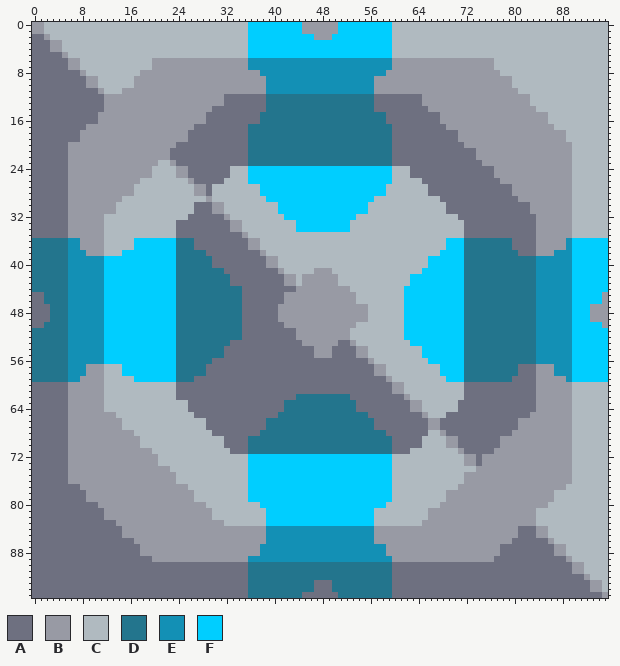
One commit to this sprite sheet: sprites/gongchang/g-3gaojitanbanyasuoji.png. The picture above was drawn from the file before the commit.
The file is 96x96 pixels.
Palette (. is transparent): A #6e7080  B #989aa4  C #b0bac0  D #23758d  E #1390b5  F #00ceff
And afterwards:
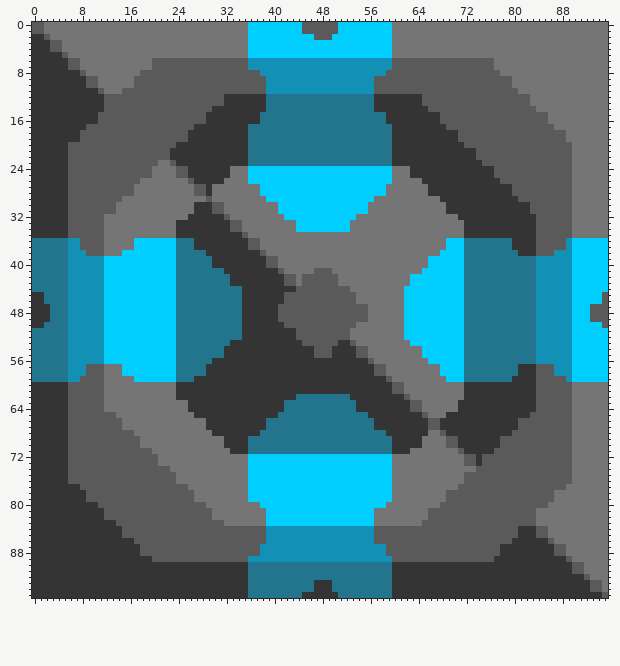
The edit:
@@ palette @@
-A #6e7080
+A #343434
-B #989aa4
+B #5a5a5a
-C #b0bac0
+C #757575
Where, in picture pixels (left, top, right, bottom), the same in both pictures:
changed: (32, 22, 608, 598)
